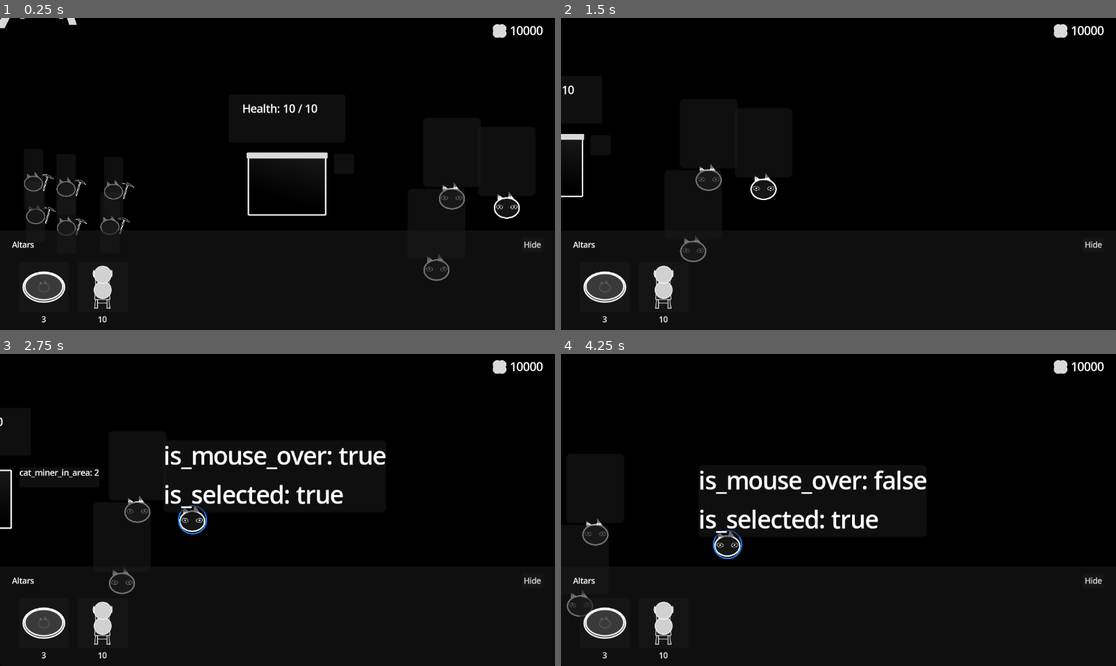
Above: before the commit, frames 1-4 (two rows, left to right).
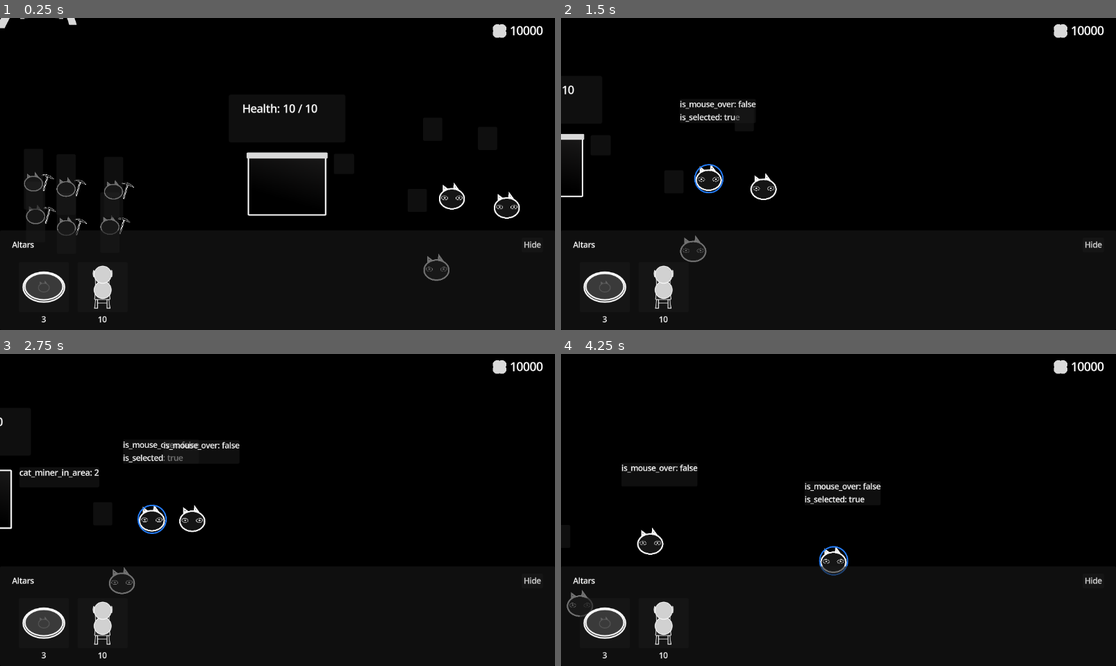
Above: after the commit, the same moments.

Repository: KANAjetzt/ld55-summoning
Game: Godot game, scene res://main.tscn
Two runs of this game, one before a commit and one after it. Both use one fixed random seed, a clock stepped at 60 frames per second and the inputs below.
Inputs (mouse positions are in pixels of both pictures, inside the frame that each line leads up to):
- Up to frame 1 (0.25 s): no input
- Up to frame 2 (1.5 s): tap Enter (ui_accept) at 0.5, 0.77 s; move the mouse to (1010, 198) at 0.52 s; hold D (right) 0.53-1.28 s; click (1010, 198) at 0.6 s; move the mouse to (694, 270) at 1.27 s; hold A (left) from 1.28 s (still down); tap S (bottom) at 1.35 s
- Up to frame 3 (2.75 s): tap Enter (ui_accept) at 1.52 s; click (133, 606) at 1.55 s; move the mouse to (438, 519) at 2.02 s; release A (left) at 2.03 s; hold D (right) from 2.03 s (still down); click (438, 519) at 2.1 s
- Up to frame 4 (4.25 s): move the mouse to (810, 572) at 2.77 s; tap W (top) at 2.85 s; tap Enter (ui_accept) at 3.02, 3.77 s; click (810, 572) at 3.05 s; move the mouse to (1005, 556) at 3.52 s; release D (right) at 3.53 s; hold A (left) from 3.53 s (still down); hold F from 3.53 s (still down); click (1005, 556) at 3.8 s

The runs differ from the first frame. In frame 1, 0.1% of the frame differs, in the area x 76-93%, y 52-78%; in frame 2, 0.5%; in frame 3, 2.6%; in frame 4, 3.0%, in the area x 1-66%, y 35-78%.

Commit message:
feat: :sparkles: cat altars done

Diff:
--- a/Altars/Chair/chair.tscn
+++ b/Altars/Chair/chair.tscn
@@ -104,7 +104,6 @@
 
 [node name="TimerSpawnCat" parent="." index="2"]
 wait_time = 5.0
-one_shot = true
 
 [node name="AnimationPlayer" parent="." index="3"]
 libraries = {
--- a/Altars/Chair/chair_data.tres
+++ b/Altars/Chair/chair_data.tres
@@ -3,7 +3,7 @@
 [ext_resource type="PackedScene" uid="uid://cal7tnnv6ymk7" path="res://Altars/Chair/chair.tscn" id="1_h2v51"]
 [ext_resource type="Script" path="res://Altars/_definitions/altar_data.gd" id="2_mgeja"]
 [ext_resource type="Texture2D" uid="uid://n3o6covmfveo" path="res://Altars/Chair/chair_icon.png" id="2_reaxa"]
-[ext_resource type="PackedScene" uid="uid://bnjd3xnekunev" path="res://Cats/cat_miner.tscn" id="3_ic824"]
+[ext_resource type="PackedScene" uid="uid://blici2djpfp25" path="res://Cats/cat_warrior.tscn" id="3_6u3xi"]
 
 [resource]
 script = ExtResource("2_mgeja")
@@ -11,5 +11,5 @@
 title = "Chair"
 icon = ExtResource("2_reaxa")
 scene = ExtResource("1_h2v51")
-scene_cat = ExtResource("3_ic824")
+scene_cat = ExtResource("3_6u3xi")
 cost = 10
--- /dev/null
+++ b/Altars/FoodBowl/bowl.gd
@@ -0,0 +1,12 @@
+class_name AltarBowl
+extends Altar
+
+
+func _ready() -> void:
+	super()
+	timer_spawn_cat.start()
+
+
+func _on_timer_spawn_cat_timeout() -> void:
+	cat_ready.emit(self)
+	despawn()
--- a/Altars/FoodBowl/bowl.tscn
+++ b/Altars/FoodBowl/bowl.tscn
@@ -1,8 +1,15 @@
-[gd_scene load_steps=2 format=3 uid="uid://75f6lvivf5wu"]
+[gd_scene load_steps=3 format=3 uid="uid://75f6lvivf5wu"]
 
 [ext_resource type="PackedScene" uid="uid://kfrjjt5p4eiw" path="res://Altars/_definitions/altar.tscn" id="1_a41et"]
+[ext_resource type="Script" path="res://Altars/FoodBowl/bowl.gd" id="2_hw112"]
 
 [node name="AltarBowl" instance=ExtResource("1_a41et")]
+script = ExtResource("2_hw112")
 
 [node name="Sprite2D" parent="." index="0"]
 scale = Vector2(0.2, 0.2)
+
+[node name="TimerSpawnCat" parent="." index="1"]
+wait_time = 3.0
+
+[connection signal="timeout" from="TimerSpawnCat" to="." method="_on_timer_spawn_cat_timeout"]
--- a/Altars/_definitions/altar.tscn
+++ b/Altars/_definitions/altar.tscn
@@ -11,6 +11,7 @@
 
 [node name="TimerSpawnCat" type="Timer" parent="."]
 unique_name_in_owner = true
+one_shot = true
 
 [node name="AnimationPlayer" type="AnimationPlayer" parent="."]
 unique_name_in_owner = true
--- a/Cats/cat_warrior.tscn
+++ b/Cats/cat_warrior.tscn
@@ -99,6 +99,7 @@
 offset_top = -164.0
 offset_right = -20.0
 offset_bottom = -124.0
+scale = Vector2(1, 1)
 
 [connection signal="mouse_entered" from="ClickListener" to="." method="_on_click_listener_mouse_entered"]
 [connection signal="mouse_exited" from="ClickListener" to="." method="_on_click_listener_mouse_exited"]
--- a/UI/shop.tscn
+++ b/UI/shop.tscn
@@ -49,3 +49,6 @@
 [node name="ShopButtonItemChair" parent="MarginContainer/VBoxContainer/HBoxContainer" instance=ExtResource("2_l0crd")]
 layout_mode = 2
 item_data = ExtResource("4_migqe")
+
+[connection signal="item_selected" from="MarginContainer/VBoxContainer/HBoxContainer/ShopButtonFoodBowl" to="." method="_on_shop_button_item_selected"]
+[connection signal="item_selected" from="MarginContainer/VBoxContainer/HBoxContainer/ShopButtonItemChair" to="." method="_on_shop_button_item_selected"]
